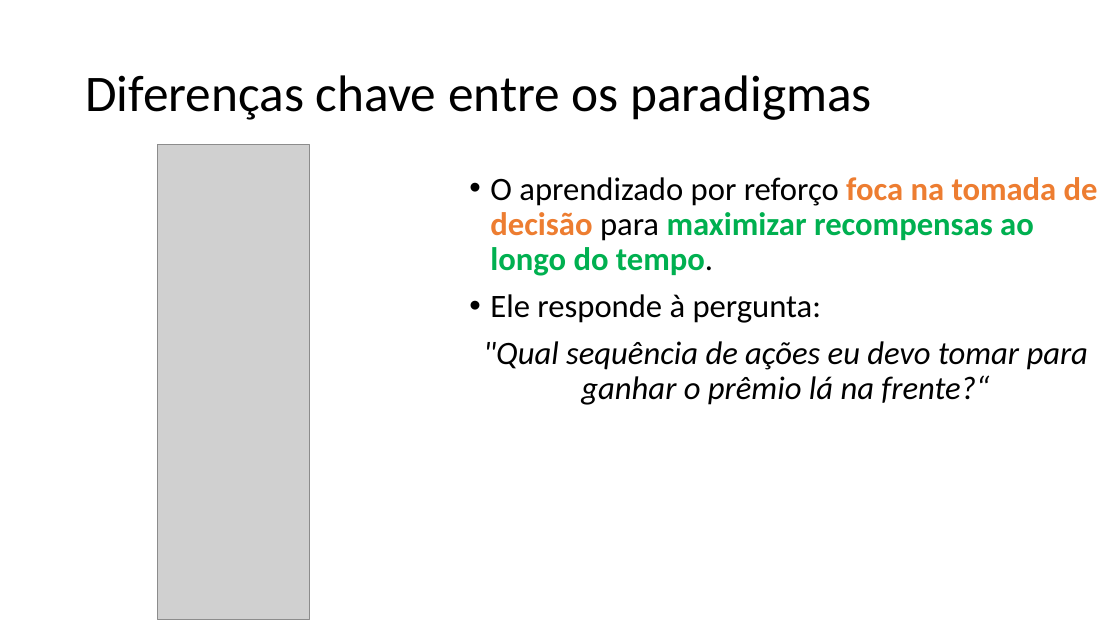
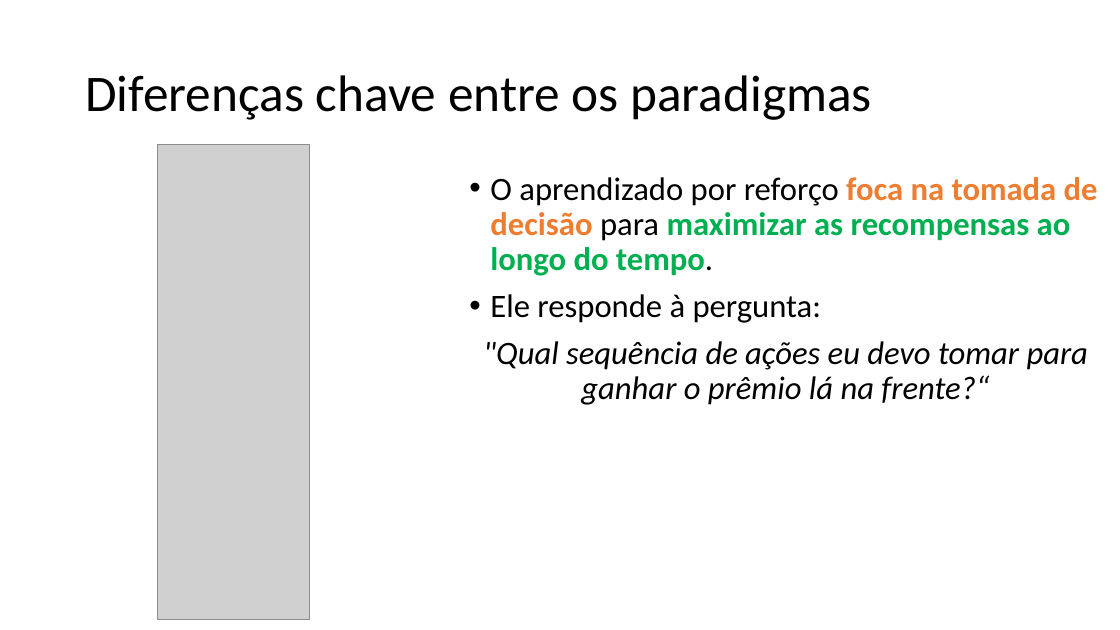
Before and after one commit to zz4fap/c24_inteligencia_artificial, a slide deck: slide 6 of slides/C24_Q_learning.pptx. Drawn at 1120x630 pixels with LibreOffice and Linux fonts; fonts in the diff are those of the drawing; grey boxes stand for pictures. Boxes give left, top, right and bottom in pixels: in the first picture for what was removed or moved away, otherwise in the second. Text is boxed around its words. In the diff, an @@ line names an element or a change of style, - is before the commit and + after.

```diff
--- a/slides/C24_Q_learning.pptx
+++ b/slides/C24_Q_learning.pptx
@@ text at [490,177,1098,276]: text changed @@
-• O aprendizado por reforço foca na tomada de decisão para maximizar recompensas ao longo do tempo.
+• O aprendizado por reforço foca na tomada de decisão para maximizar as recompensas ao longo do tempo.
```
Also in this commit, not shown: 11 other slides changed, 1 other file.
